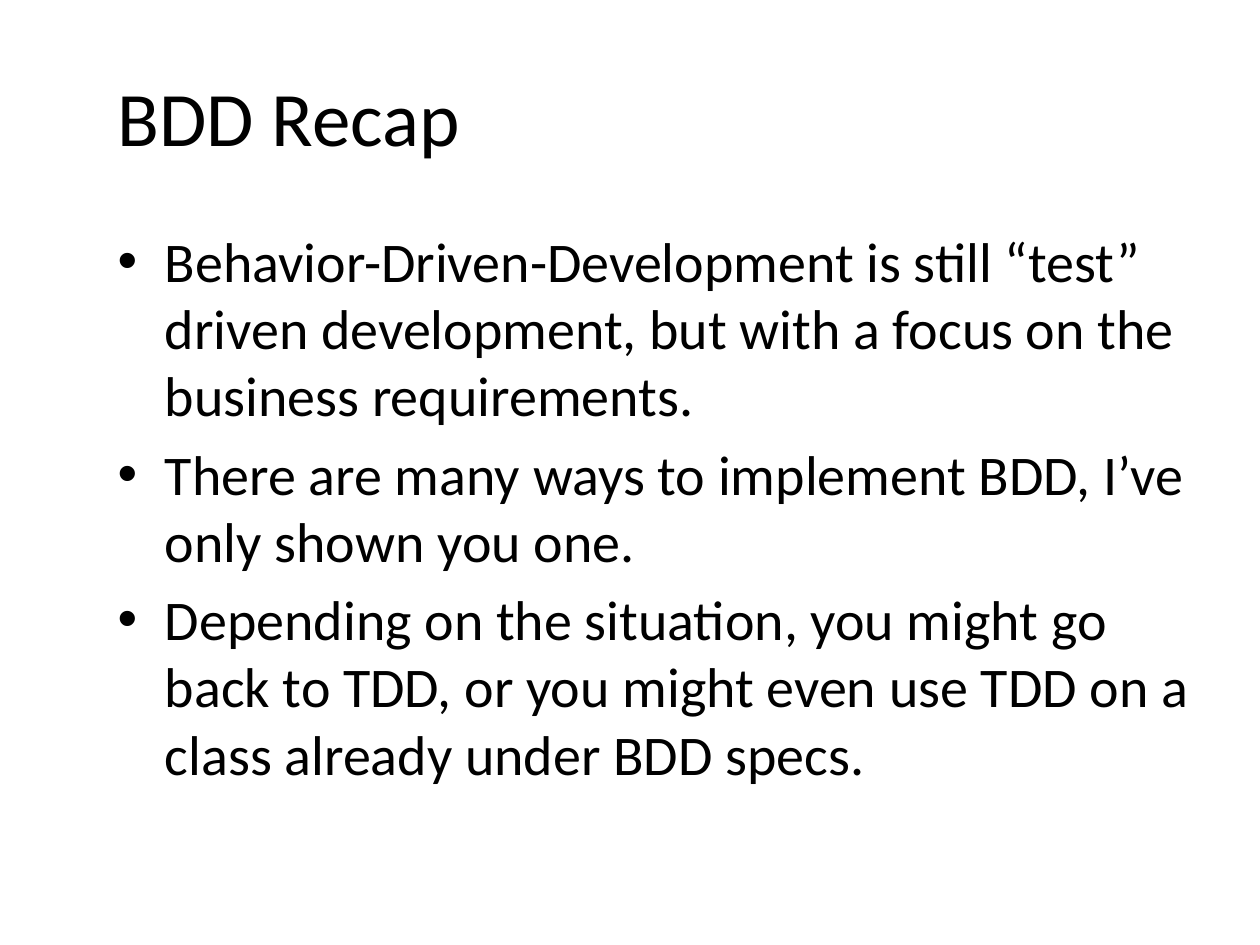
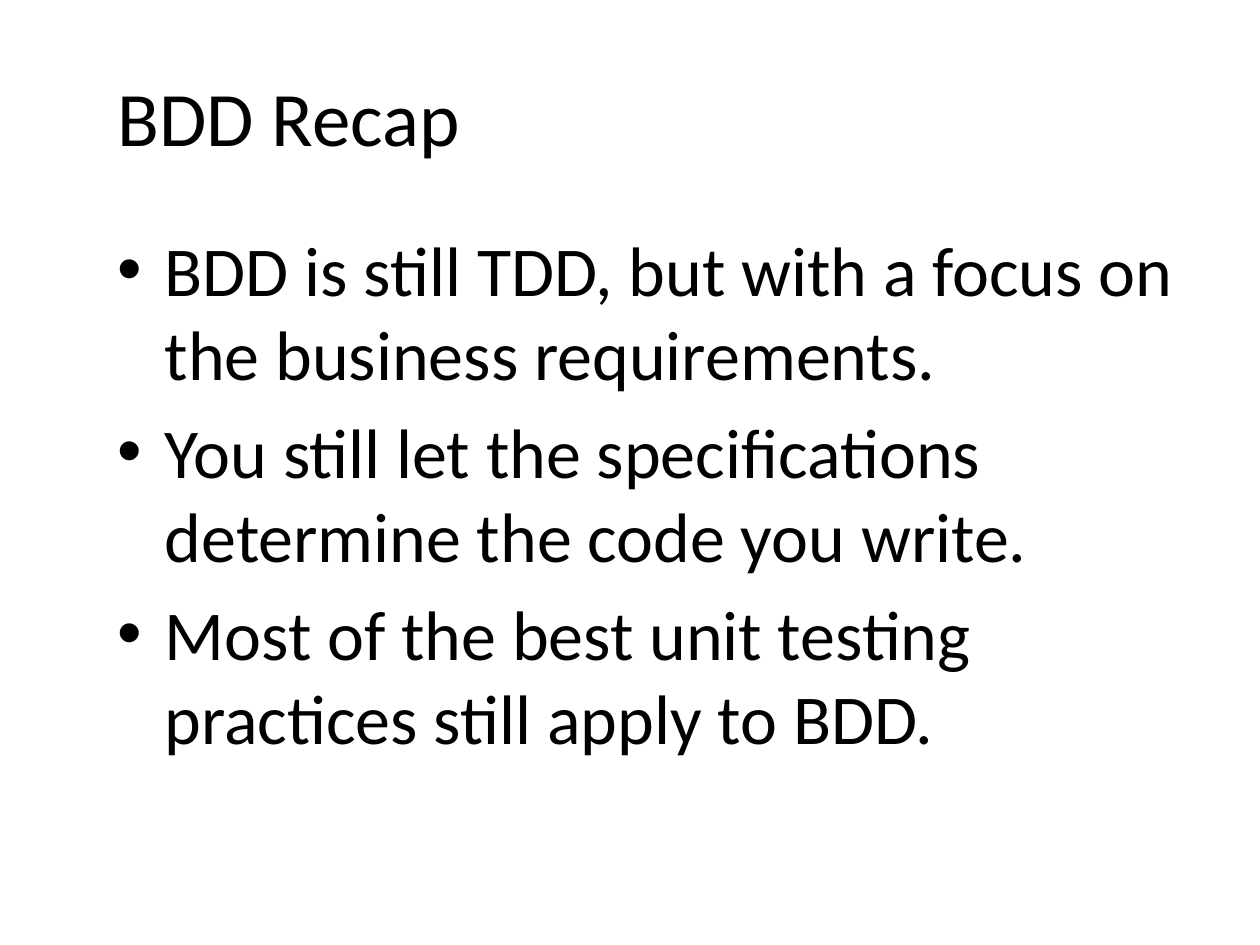
Before and after one commit to darrencauthon/SpecFlow-at-IowaCodeCamp, a slide deck: slide 12 of BDD and SpecFlow.pptx (slide 16 before the commit). Drawn at 1260x945 pixels with LibreOffice and Linux fonts; fonts in the diff are those of the drawing; background and template pictures are left out. Boxes give left, top, right and bottom in pixels: in the first picture for what was removed or moved away, otherwise in the second. Text is boxed around its words. In the diff, an @@ line names an element or a change of style, - is before the commit and + after.

```diff
--- a/BDD and SpecFlow.pptx
+++ b/BDD and SpecFlow.pptx
@@ text at [165,247,1173,756]: text changed; size 32 to 40 pt @@
-• Behavior-Driven-Development is still “test” driven development, but with a focus on the business requirements.
-• There are many ways to implement BDD, I’ve only shown you one.
-• Depending on the situation, you might go back to TDD, or you might even use TDD on a class already under BDD specs.
+• BDD is still TDD, but with a focus on the business requirements.
+• You still let the specifications determine the code you write.
+• Most of the best unit testing practices still apply to BDD.
```
Also in this commit, not shown: 6 other slides changed, 2 slides added, 5 slides removed.
